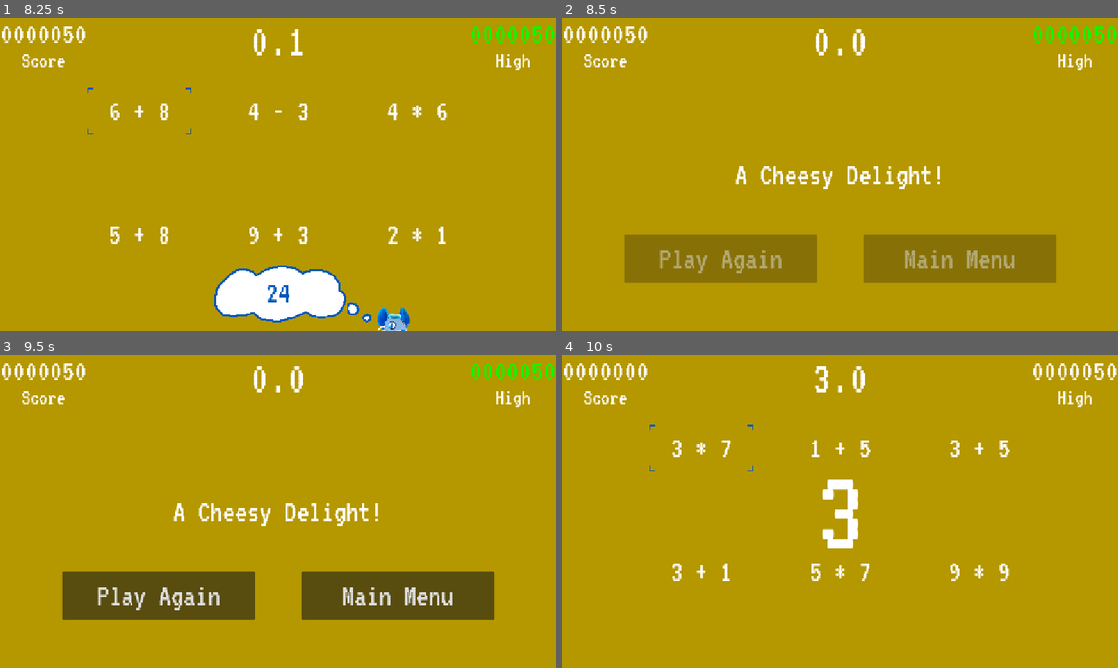
Above: before the commit, frames 1-4 (two rows, left to right).
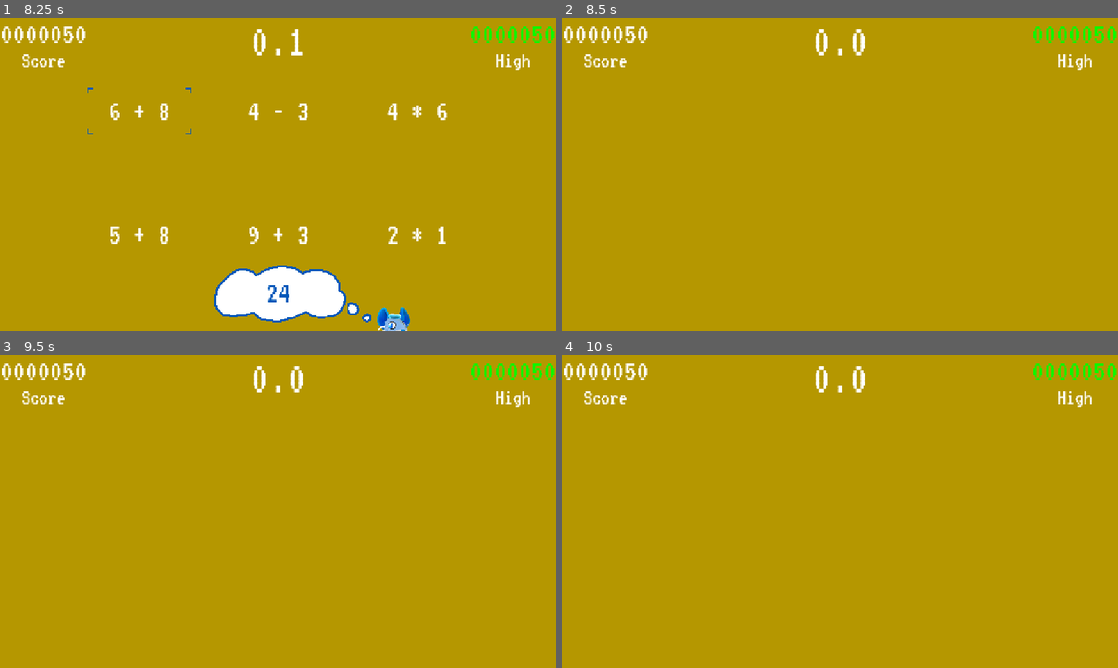
Above: after the commit, the same moments.

Repository: sdepouw/mathematics-and-cheese
Game: Godot game, scene res://Scenes/Root/root.tscn
Same seed, same stepped clock (60 frames per second), same inputs: the game is played once before the commit and once after it. Sound files missing from this copy of the repository are replaced by a short silence.
Inputs (mouse positions are in pixels of both pictures, inside the frame that each line leads up to):
- Up to frame 1 (8.25 s): tap Enter at 0.5 s; move the mouse to (400, 158) at 0.52 s; hold D (move_right) 0.53-1.28 s; tap Space (confirm) at 0.6, 1.25, 1.35, 2.75, 2.85, 3.6, 4.25, 4.35, 5, 5.1, 5.85, 6.6, 7.35, 8.1 s; click (400, 158) at 0.67 s; move the mouse to (166, 190) at 1.27 s; hold S (move_down) 1.28-2 s; click "Start Game" at 2 s; move the mouse to (139, 111) at 2.77 s; hold D (move_right) 2.78-3.53 s; click (139, 111) at 2.92 s; move the mouse to (278, 111) at 3.52 s; hold W (move_up) 3.53-4.28 s; click (278, 111) at 3.67 s; move the mouse to (417, 111) at 4.27 s; hold A (move_left) 4.28-5.78 s; click (417, 111) at 4.42 s; move the mouse to (139, 233) at 5.02 s; click (139, 233) at 5.17 s; move the mouse to (278, 233) at 5.77 s; hold S (move_down) 5.78-6.53 s; click (278, 233) at 5.92 s; move the mouse to (417, 233) at 6.52 s; hold D (move_right) 6.53-7.28 s; click (417, 233) at 6.67 s; move the mouse to (400, 158) at 7.27 s; hold W (move_up) 7.28-8.03 s; move the mouse to (166, 190) at 8.02 s; hold D (move_right) from 8.03 s (still down); click (166, 190) at 8.17 s
- Up to frame 2 (8.5 s): keep holding D (move_right)
- Up to frame 3 (9.5 s): tap Space (confirm) at 8.75, 8.85 s; move the mouse to (333, 442) at 8.77 s; release D (move_right) at 8.78 s; hold S (move_down) from 8.78 s (still down)
- Up to frame 4 (10 s): release S (move_down) at 9.5 s; click (717, 596) at 9.5 s, where only the run before the commit has a clickable "Play Again"

Frame 1 is identical in both runs. In frame 2, 12% of the frame differs, in the area x 11-89%, y 47-85%; in frame 3, 12%; in frame 4, 2.2%.
Error after the commit: Invalid call. Nonexistent function 'show_game_over' in base 'CanvasLayer (GameOverCanvas)'. (res://Scenes/Game/game.gd:78)

Commit message:
Tell Game Over if high score beaten

Diff:
--- a/Game/Scenes/Game/game.gd
+++ b/Game/Scenes/Game/game.gd
@@ -74,8 +74,9 @@
   _toggle_game_piece_visibility(false)
   _equation_board.toggle_cursor_sound(false)
   _equation_board.hide()
-  _game_over_canvas.show()
-  if _current_score > HighScore.get_current_high_score():
+  var high_score_beaten: bool = _current_score > HighScore.get_current_high_score()
+  _game_over_canvas.show_game_over(high_score_beaten)
+  if high_score_beaten:
     HighScore.save_new_high_score(_current_score)
 
 func _on_board_equation_selected(equation: Equation) -> void:
--- a/Game/Scenes/Game/game.tscn
+++ b/Game/Scenes/Game/game.tscn
@@ -28,6 +28,7 @@
 position = Vector2(616, 576)
 
 [node name="GameOverCanvas" parent="." instance=ExtResource("5_7jvlm")]
+visible = false
 
 [node name="CountdownLabel" type="Label" parent="."]
 visible = false
